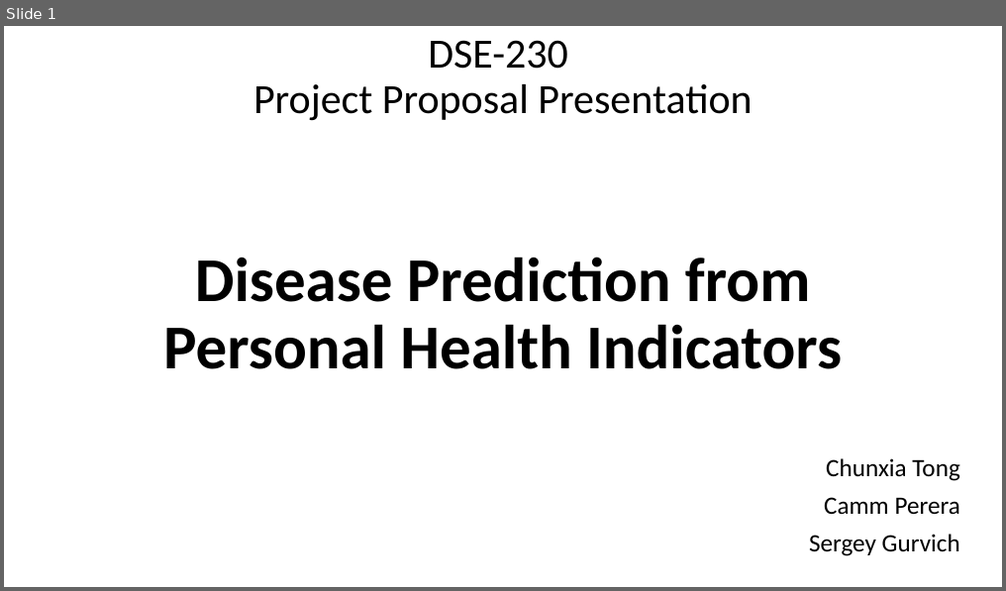
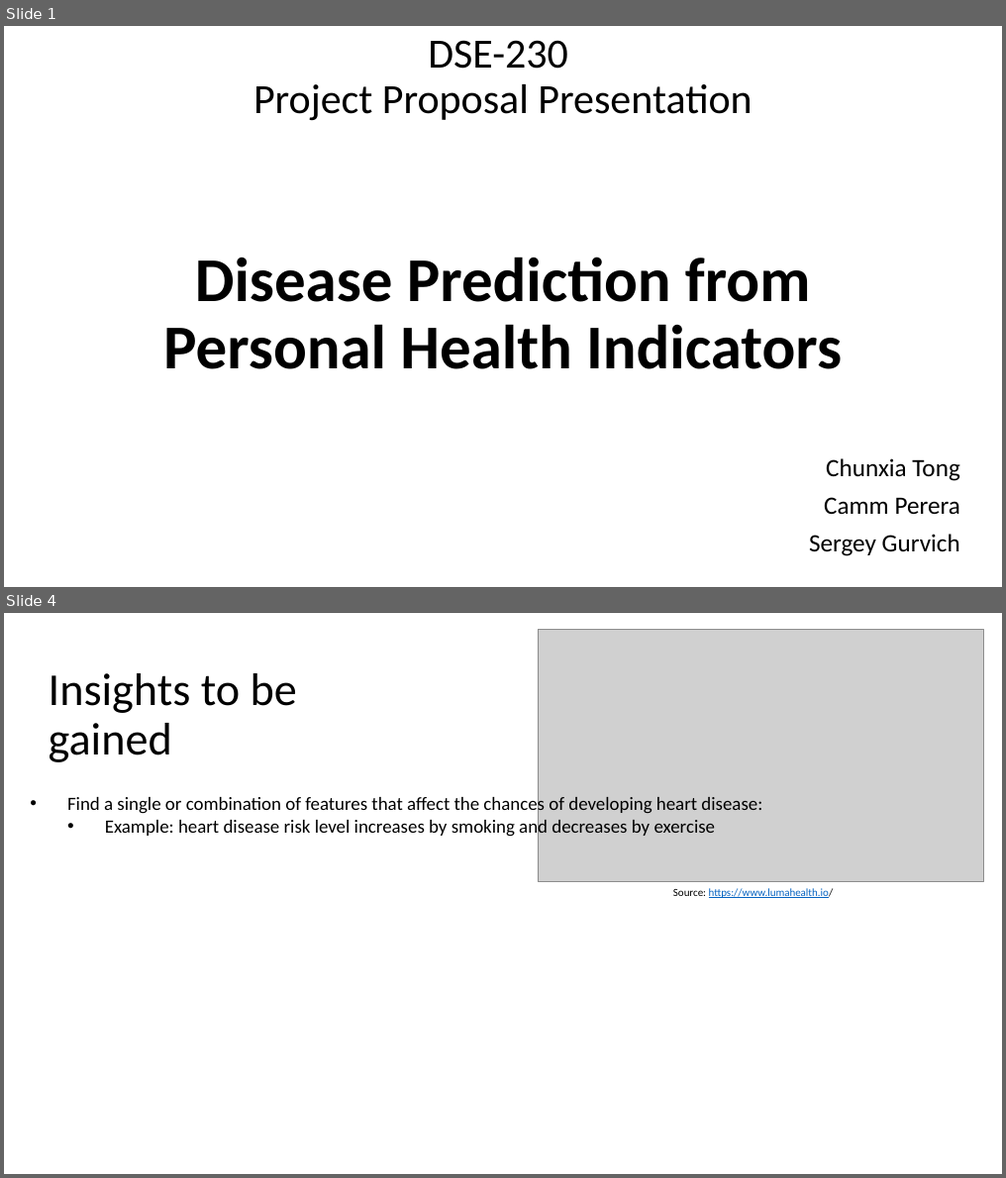
Before and after one commit to spring-camm-sergey/dse230, a slide deck: project_proposal.pptx. Shown one above the other, each under a label of ours: slide 1 before the commit, slides 1 and 4 after it; the slides between them are not shown. The pictures are 1006x591 and 1006x1178 pixels, drawn with LibreOffice and Linux fonts; fonts in the diff are those of the drawing; grey boxes stand for pictures; background and template pictures are left out. Boxes give left, top, right and bottom in pixels: in the first picture for what was removed or moved away, otherwise in the second. Text is boxed around its words. In the diff, an @@ line names an element or a change of style, - is before the commit and + after.

```diff
--- a/project_proposal.pptx
+++ b/project_proposal.pptx
@@ slide 4 added at (x1=4, y1=613, x2=1002, y2=1174), background #FFFFFF @@
@@ picture added at (x1=538, y1=630, x2=984, y2=881) @@
@@ text added at (x1=49, y1=673, x2=297, y2=762), 44 pt, text #000000 @@
+Insights to be gained
@@ text added at (x1=67, y1=794, x2=762, y2=838), 18 pt, text #000000 @@
+  • Find a single or combination of features that affect the chances of developing heart disease:
+    • Example: heart disease risk level increases by smoking and decreases by exercise
@@ text added at (x1=673, y1=888, x2=834, y2=898), 10.5 pt, text #0563C1, underline @@
+Source: https://www.lumahealth.io/
```
Also in this commit, not shown: 2 slides changed, 2 other slides added, 1 other file.
